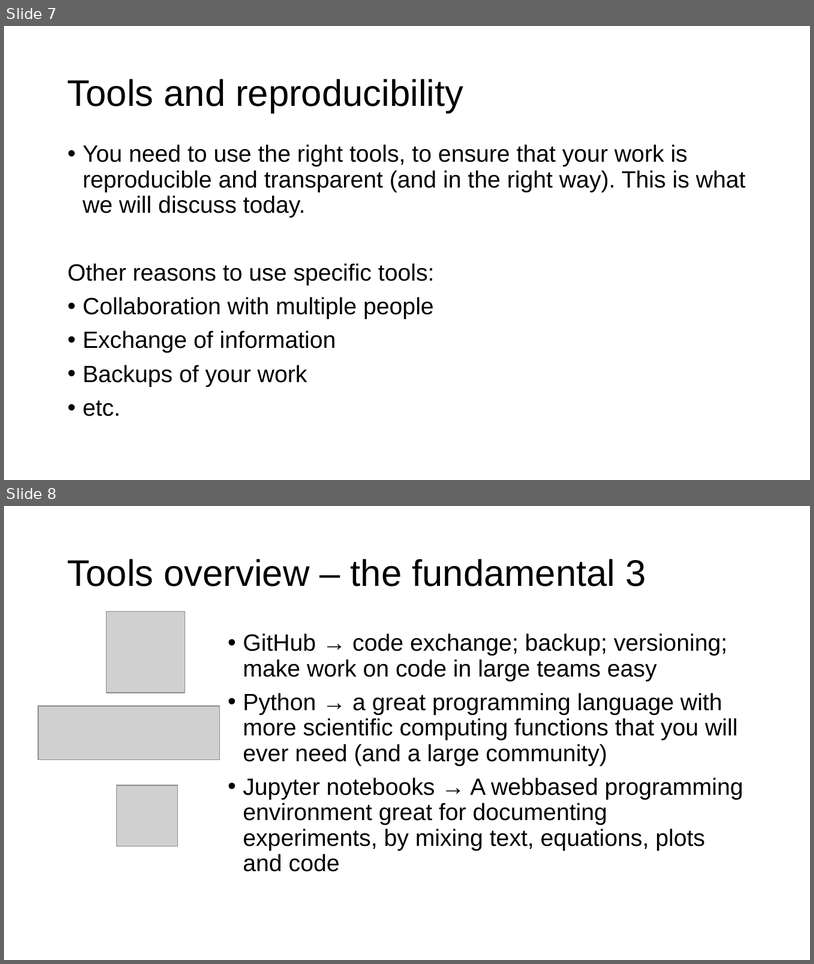
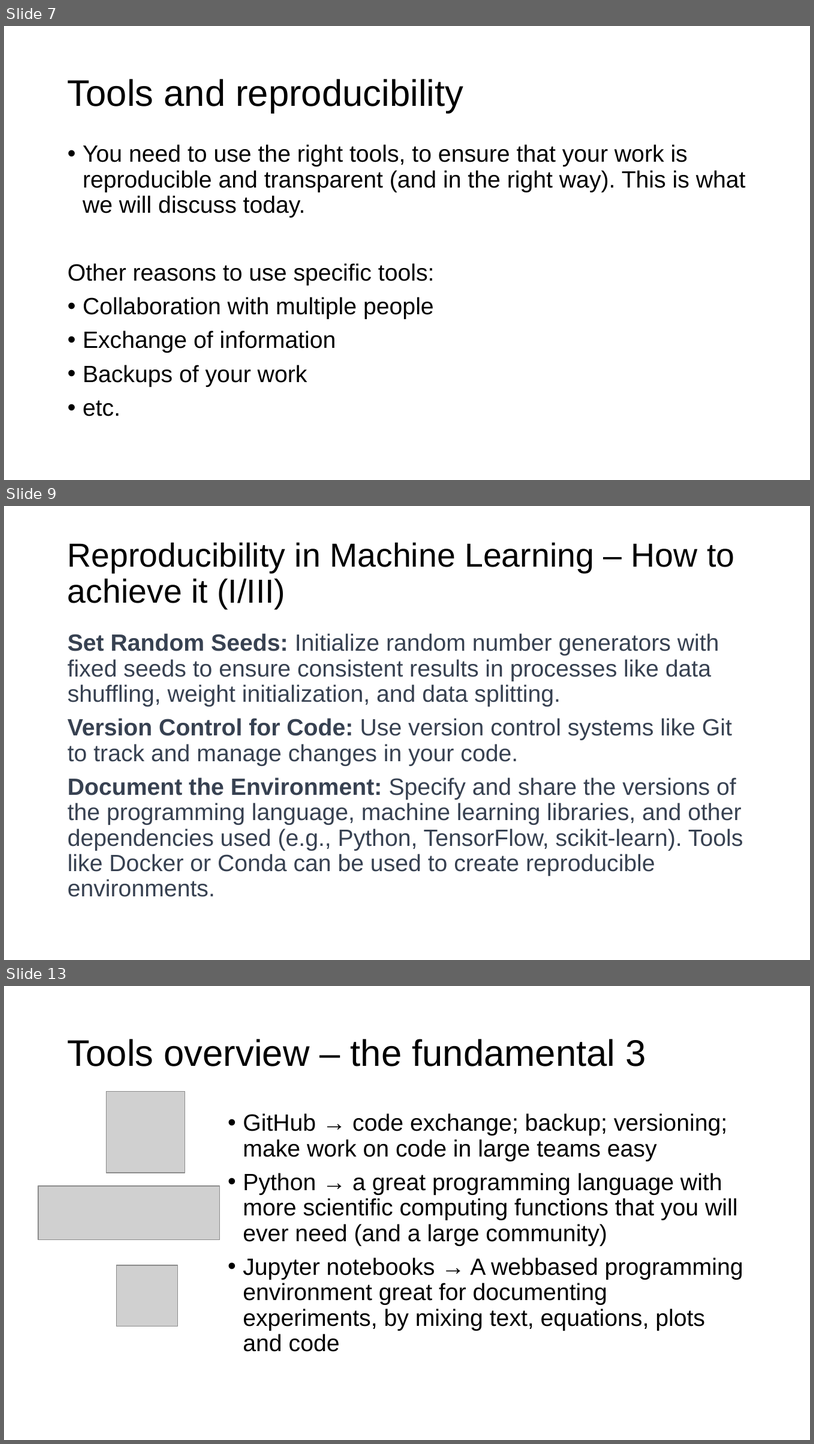
Before and after one commit to toelt-llc/MACHINE-LEARNING-SCHOOL-INAF, a slide deck: DAY1/04 - Introduction to python and scikit-learn/Introduction Python and Scikit-learn.pptx. Shown one above the other, each under a label of ours: slides 7 and 8 before the commit, slides 7, 9 and 13 after it; the slides between them are not shown. The pictures are 814x964 and 814x1444 pixels, drawn with LibreOffice and Linux fonts; fonts in the diff are those of the drawing; grey boxes stand for pictures; background and template pictures are left out. Boxes give left, top, right and bottom in pixels: in the first picture for what was removed or moved away, otherwise in the second. Text is boxed around its words. In the diff, an @@ line names an element or a change of style, - is before the commit and + after.

```diff
--- a/DAY1/04 - Introduction to python and scikit-learn/Introduction Python and Scikit-learn.pptx
+++ b/DAY1/04 - Introduction to python and scikit-learn/Introduction Python and Scikit-learn.pptx
@@ slide 9 added at <box>4,506,810,960</box>, background #FFFFFF @@
@@ title added at <box>68,542,735,609</box>, 29.7 pt, text #000000 @@
+Reproducibility in Machine Learning – How to achieve it (I/III)
@@ text added at <box>68,633,743,897</box>, 21 pt, text #374151 @@
+Set Random Seeds: Initialize random number generators with fixed seeds to ensure consistent results in processes like data shuffling, weight initialization, and data splitting.
+Version Control for Code: Use version control systems like Git to track and manage changes in your code.
+Document the Environment: Specify and share the versions of the programming language, machine learning libraries, and other dependencies used (e.g., Python, TensorFlow, scikit-learn). Tools like Docker or Conda can be used to create reproducible environments.
@@ what was slide 8 is now slide 13 @@
```
Also in this commit, not shown: 4 slides changed, 6 other slides added, 4 slides removed, 6 other files.
